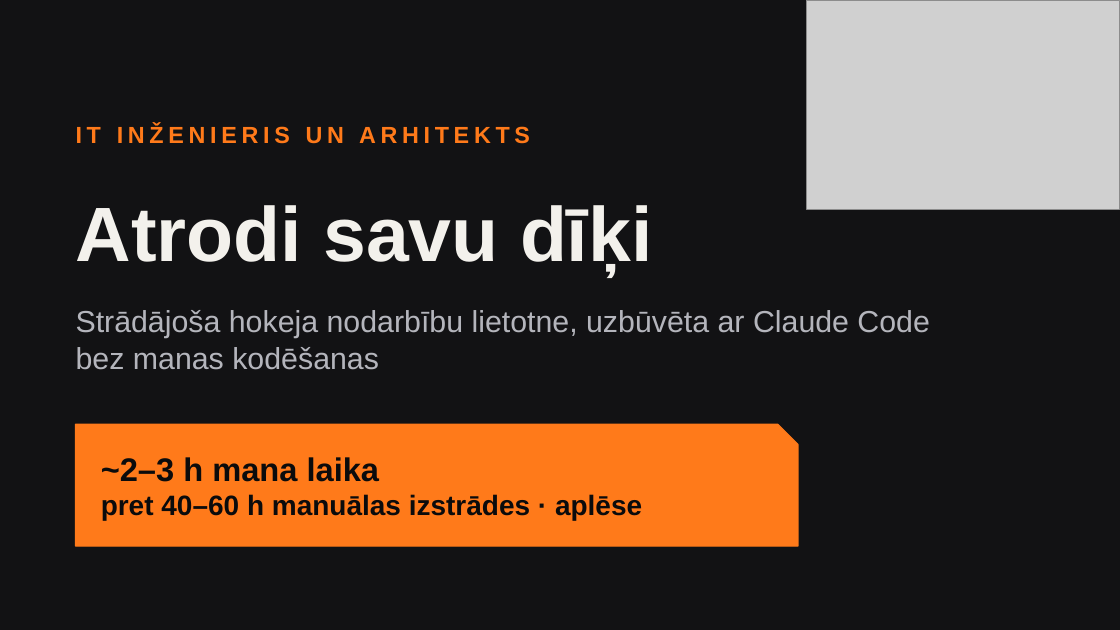
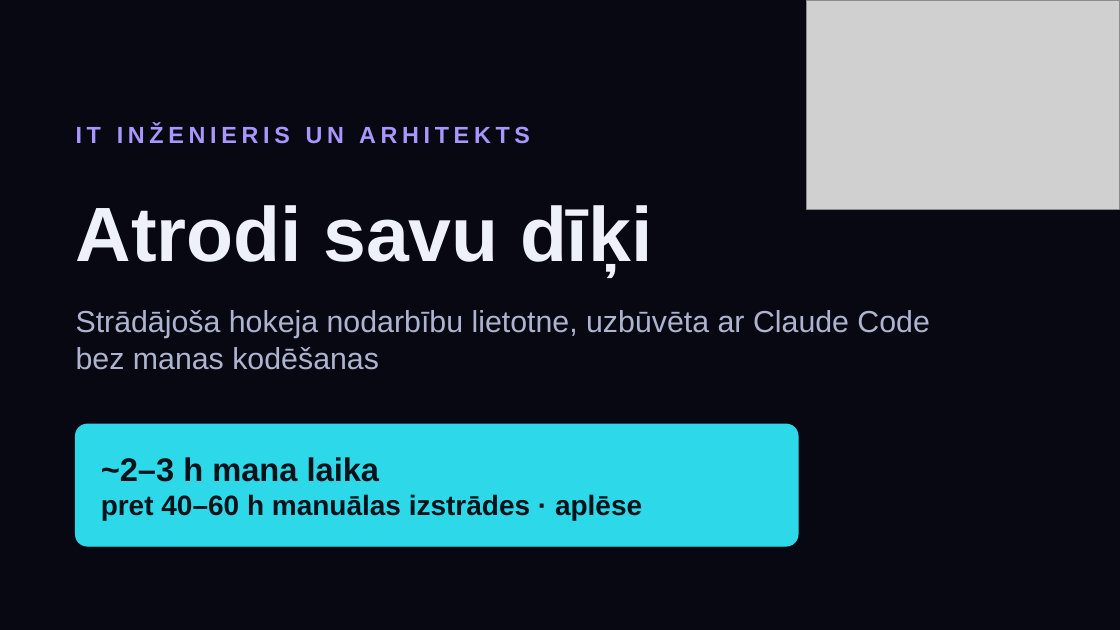
Before and after one commit to klavisa/HH-Public_ICE, a slide deck: slide 1 of prezentacija/Atrodi-savu-diki-demo.pptx. Drawn at 1120x630 pixels with LibreOffice and Linux fonts; fonts in the diff are those of the drawing; grey boxes stand for pictures. Boxes give left, top, right and bottom in pixels: in the first picture for what was removed or moved away, otherwise in the second. Text is boxed around its words. In the diff, an @@ line names an element or a change of style, - is before the commit and + after.

```diff
--- a/prezentacija/Atrodi-savu-diki-demo.pptx
+++ b/prezentacija/Atrodi-savu-diki-demo.pptx
@@ background #121214 to #070812 @@
@@ text "IT INŽENIERIS UN ARHITEKTS" at (76, 125, 530, 144): text colour #FF7A1A to #A996FF @@
@@ text "Strādājoša hokeja nodarbību lietotne, uzbūvēta ..." at (76, 310, 929, 370): text colour #B4B5BC to #AEB4CF @@
@@ rounded rectangle at (76, 424, 798, 546): snip rect to rounded rectangle; fill #FF7A1A to #2DD9E8; outline #FF7A1A 1 pt to #2DD9E8 1 pt @@
@@ text "~2–3 h mana laika" at (101, 457, 642, 521): text colour #0B0B0C to #04121A @@
```
Also in this commit, not shown: 6 other slides changed.
